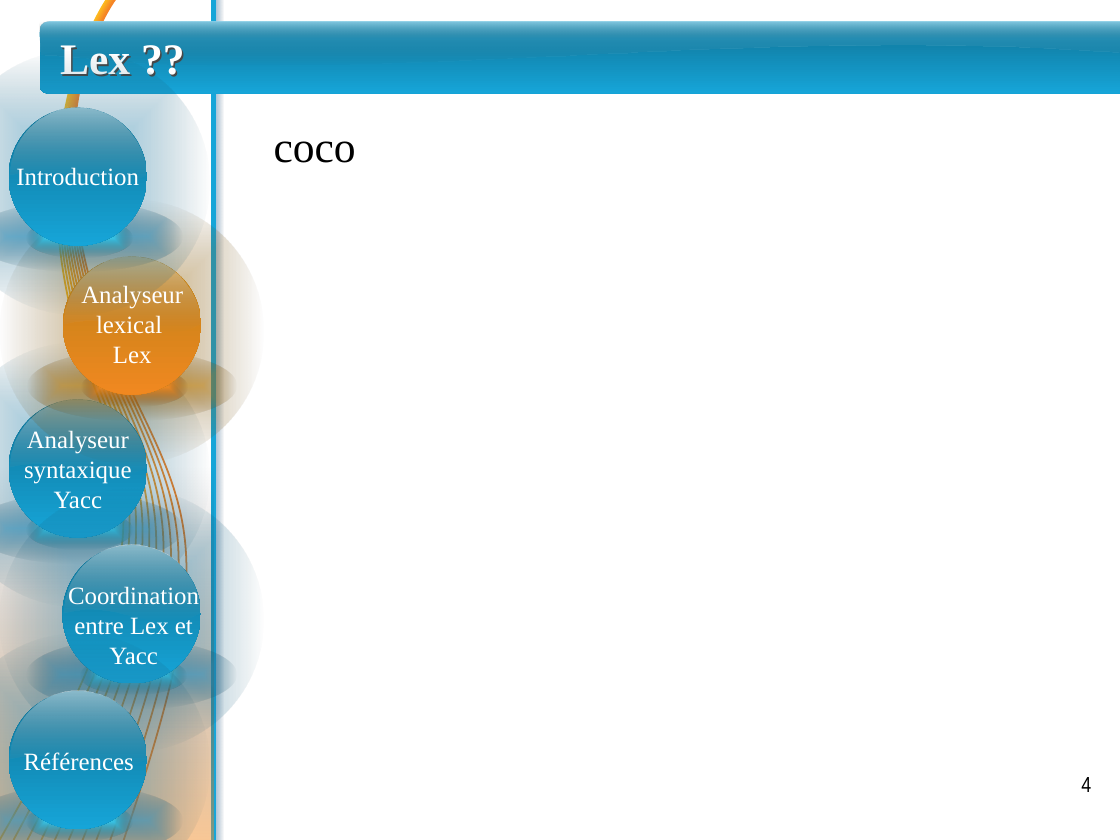
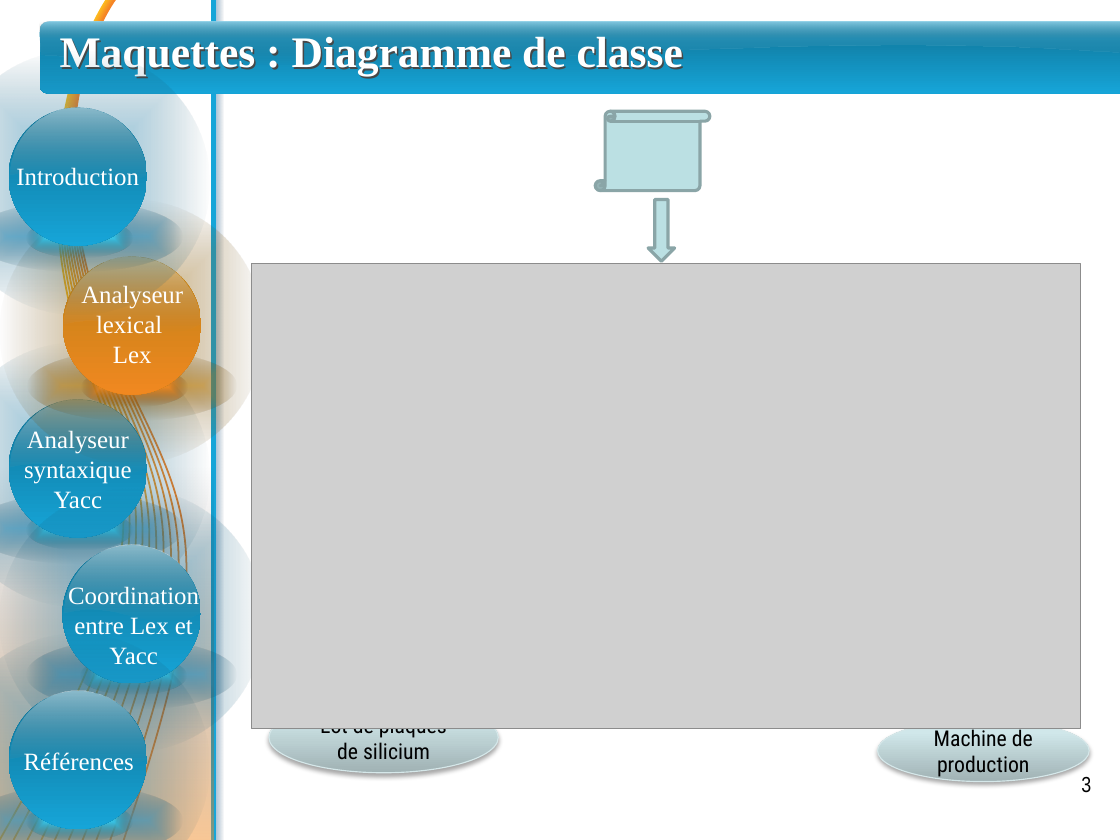
Before and after one commit to sarrabenbrahim/team-war, a slide deck: slide 3 of PFE/Presentation/presentation - Abdelali.pptx (slide 4 before the commit). Drawn at 1120x840 pixels with LibreOffice and Linux fonts; fonts in the diff are those of the drawing; grey boxes stand for pictures. Boxes give left, top, right and bottom in pixels: in the first picture for what was removed or moved away, otherwise in the second. Text is boxed around its words. In the diff, an @@ line names an element or a change of style, - is before the commit and + after.

```diff
--- a/PFE/Presentation/presentation - Abdelali.pptx
+++ b/PFE/Presentation/presentation - Abdelali.pptx
@@ title at [60,36,683,76]: text changed @@
-Lex ??
+Maquettes : Diagramme de classe
@@ vertical scroll added at [595,111,709,190], fill #BBE0E3, outline #8AA6A8 2 pt @@
@@ text removed at [274,141,356,163] @@
-coco
@@ down arrow added at [648,199,675,261], fill #BBE0E3, outline #8AA6A8 2 pt @@
@@ picture added at [251,263,1080,728] @@
@@ ellipse added at [578,500,763,534], fill gradient #A0B3B5 to #D0E8EB to #D1EAEC, outline #D5E8EA 0.75 pt @@
@@ ellipse added at [269,702,498,773], fill gradient #A0B3B5 to #D0E8EB to #D1EAEC, outline #D5E8EA 0.75 pt, 14 pt, text #000000 @@
+Lot de plaques de silicium
@@ ellipse added at [877,720,1089,782], fill gradient #A0B3B5 to #D0E8EB to #D1EAEC, outline #D5E8EA 0.75 pt, 14 pt, text #000000 @@
+Machine de production
@@ page number at [1081,776,1091,793]: text changed @@
-4
+3
```
Also in this commit, not shown: 4 other slides changed, 1 slide added, 2 slides removed.
